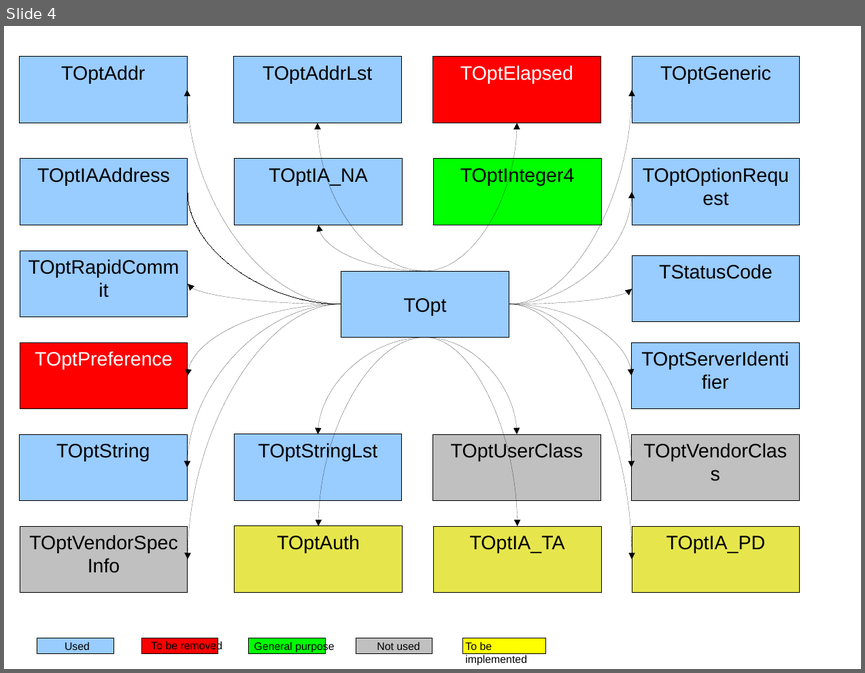
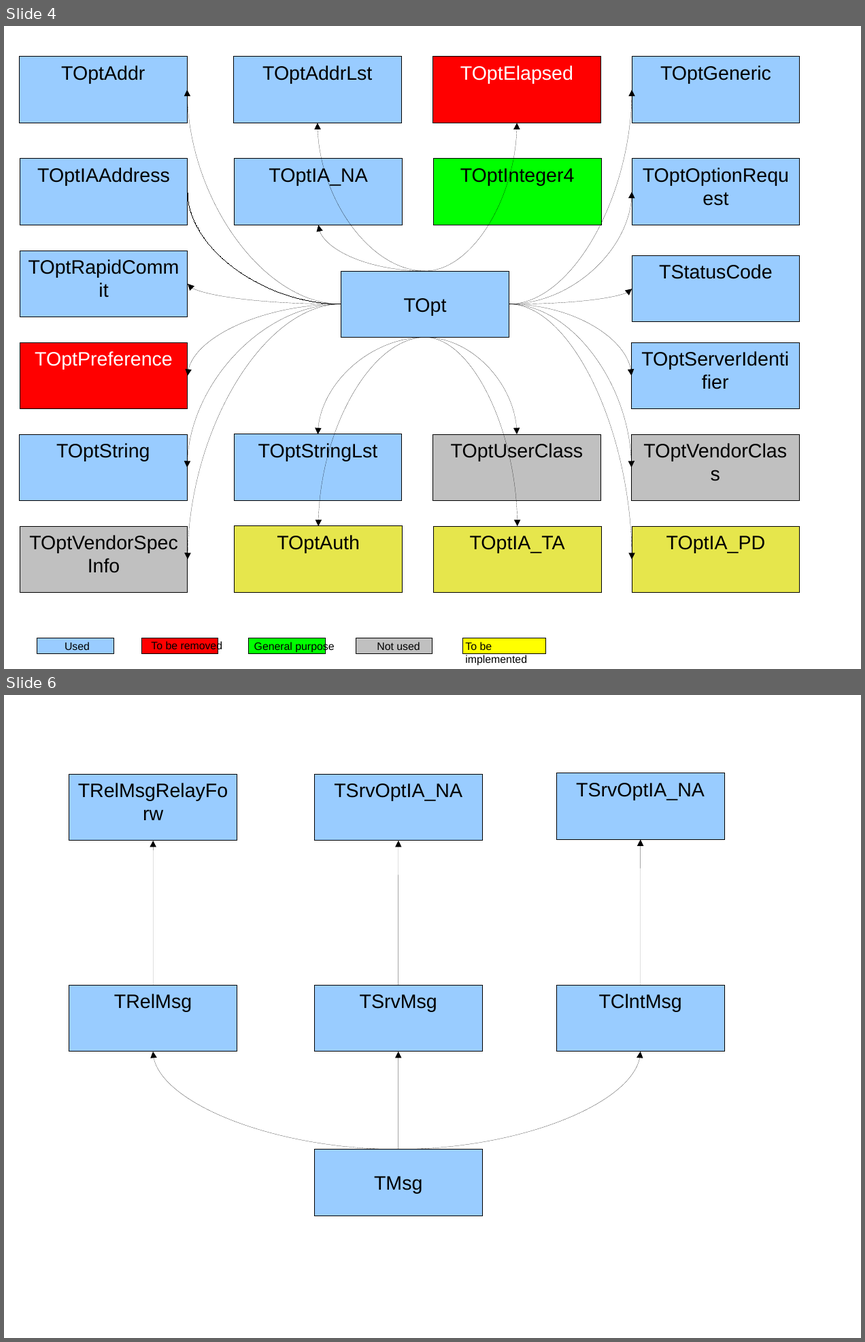
Before and after one commit to tomaszmrugalski/dibbler, a slide deck: doc/class-diag.odp. Shown one above the other, each under a label of ours: slide 4 before the commit, slides 4 and 6 after it; the slides between them are not shown. The pictures are 865x673 and 865x1342 pixels, drawn with LibreOffice and Linux fonts; fonts in the diff are those of the drawing. Boxes give left, top, right and bottom in pixels: in the first picture for what was removed or moved away, otherwise in the second. Text is boxed around its words. In the diff, an @@ line names an element or a change of style, - is before the commit and + after.

```diff
--- a/doc/class-diag.odp
+++ b/doc/class-diag.odp
@@ slide 6 added at (4, 695, 861, 1338), background #FFFFFF @@
@@ rectangle added at (69, 775, 237, 841), fill #99CCFF, outline #000000 0 pt, 18 pt, text #000000 @@
+TRelMsgRelayForw
@@ rectangle added at (314, 775, 482, 841), fill #99CCFF, outline #000000 0 pt, 18 pt, text #000000 @@
+TSrvOptIA_NA
@@ rectangle added at (557, 773, 725, 840), fill #99CCFF, outline #000000 0 pt, 18 pt, text #000000 @@
+TSrvOptIA_NA
@@ curved arrow added from (154, 985) to (154, 841), #000000 0 pt @@
@@ curved arrow added from (398, 985) to (398, 841), #000000 0 pt @@
@@ curved arrow added from (640, 985) to (640, 840), #000000 0 pt @@
@@ rectangle added at (69, 985, 237, 1051), fill #99CCFF, outline #000000 0 pt, 18 pt, text #000000 @@
+TRelMsg
@@ rectangle added at (314, 985, 482, 1051), fill #99CCFF, outline #000000 0 pt, 18 pt, text #000000 @@
+TSrvMsg
@@ rectangle added at (557, 985, 725, 1051), fill #99CCFF, outline #000000 0 pt, 18 pt, text #000000 @@
+TClntMsg
@@ curved arrow added from (398, 1149) to (154, 1051), #000000 0 pt @@
@@ curved arrow added from (398, 1149) to (398, 1051), #000000 0 pt @@
@@ curved arrow added from (398, 1149) to (640, 1051), #000000 0 pt @@
@@ rectangle added at (314, 1149, 482, 1215), fill #99CCFF, outline #000000 0 pt, 18 pt, text #000000 @@
+TMsg
```
Also in this commit, not shown: 1 other slide added, 3 other files.
